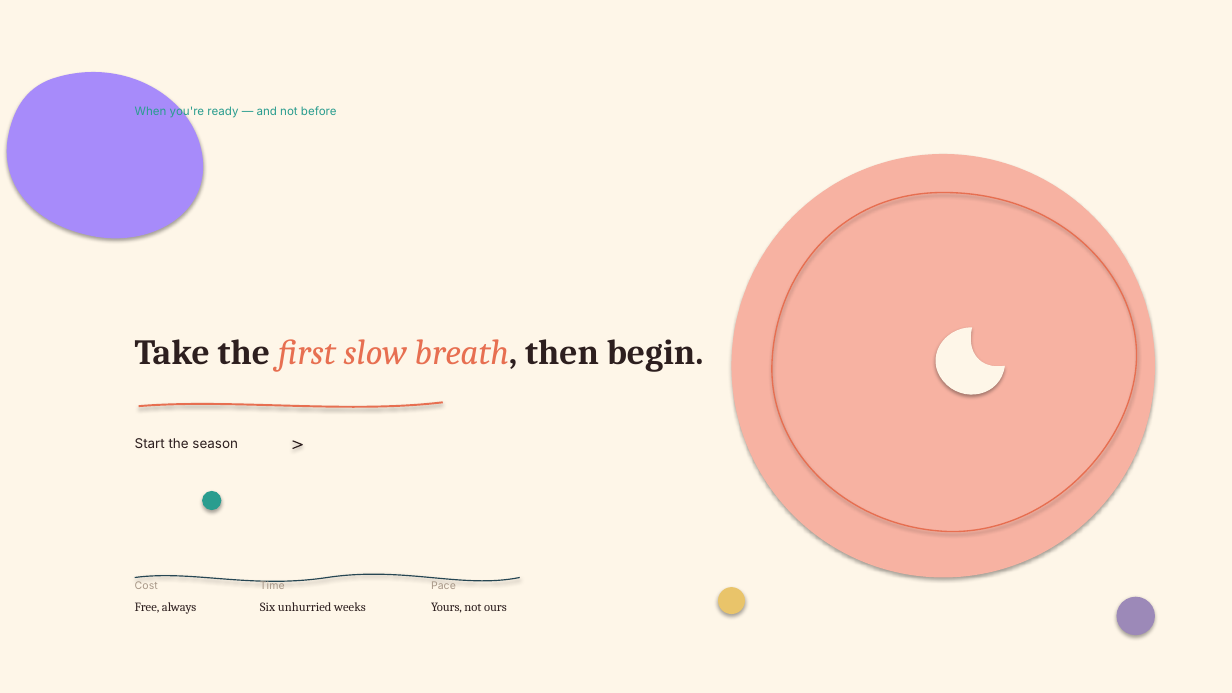
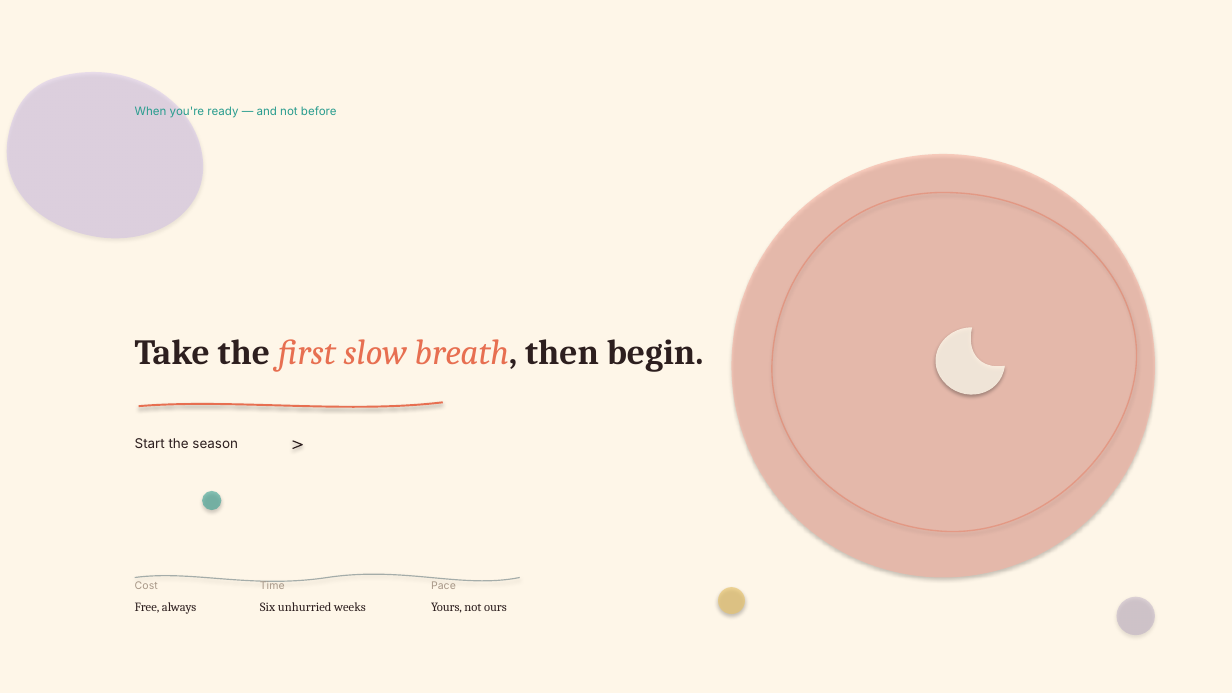
Before and after one commit to vamsiramakrishnan/pixelpitch, a slide deck: slide 34 of _bench/corpus/divergent-deck.pptx. Drawn at 1232x693 pixels with LibreOffice and Linux fonts; fonts in the diff are those of the drawing. Boxes give left, top, right and bottom in pixels: in the first picture for what was removed or moved away, otherwise in the second. Text is boxed around its words. In the diff, an @@ line names an element or a change of style, - is before the commit and + after.

```diff
--- a/_bench/corpus/divergent-deck.pptx
+++ b/_bench/corpus/divergent-deck.pptx
@@ freeform shape at [0,57,212,246]: fill #A78BFA to #A78BFA at 22% opacity @@
@@ ellipse at [732,154,1155,578]: fill #F7B2A2 to #F7B2A2 at 60% opacity @@
@@ freeform shape at [924,327,1006,404]: fill #FEF6E8 to #FEF6E8 at 85% opacity @@
@@ ellipse at [202,491,222,510]: fill #2A9D8F to #2A9D8F at 55% opacity @@
@@ ellipse at [718,587,745,614]: fill #E9C46A to #E9C46A at 65% opacity @@
@@ ellipse at [1116,597,1155,636]: fill #9C89B8 to #9C89B8 at 30% opacity @@
```
Also in this commit, not shown: 22 other slides changed, 3 other files.
